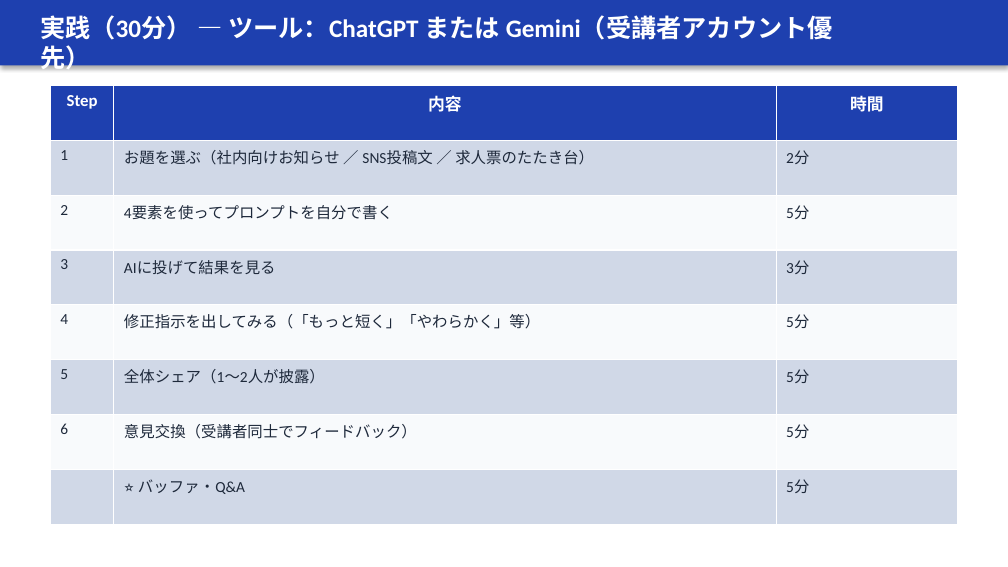
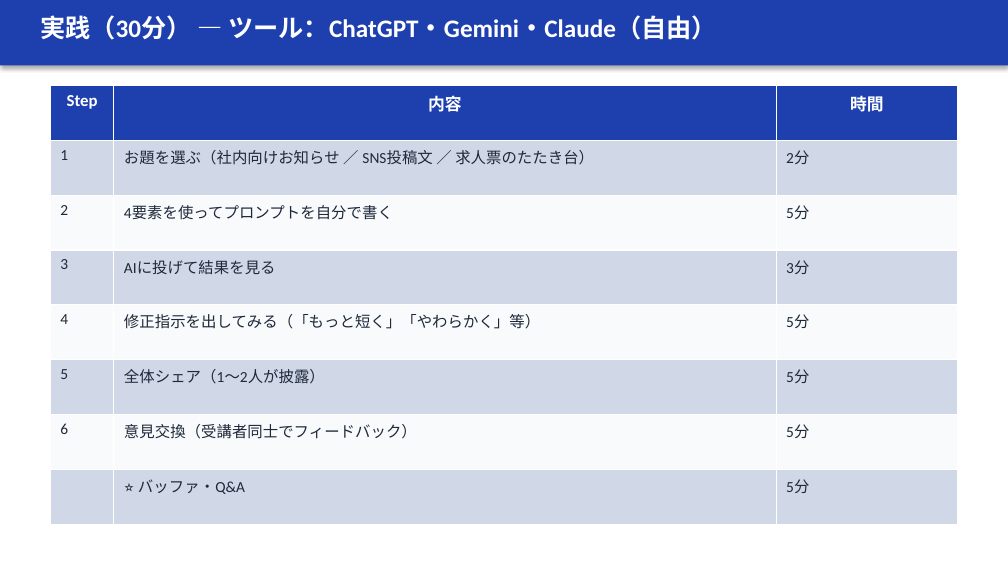
Before and after one commit to zatune-gif/kurashi-no-dodai-log, a slide deck: slide 25 of 00-01_han-ai/training-materials/course01_AI活用知識編.pptx. Drawn at 1008x567 pixels with LibreOffice and Linux fonts; fonts in the diff are those of the drawing. Boxes give left, top, right and bottom in pixels: in the first picture for what was removed or moved away, otherwise in the second. Text is boxed around its words. In the diff, an @@ line names an element or a change of style, - is before the commit and + after.

```diff
--- a/00-01_han-ai/training-materials/course01_AI活用知識編.pptx
+++ b/00-01_han-ai/training-materials/course01_AI活用知識編.pptx
@@ text at [40, 15, 717, 40]: text changed @@
-実践（30分） — ツール：ChatGPT または Gemini（受講者アカウント優先）
+実践（30分） — ツール：ChatGPT・Gemini・Claude（自由）
```
